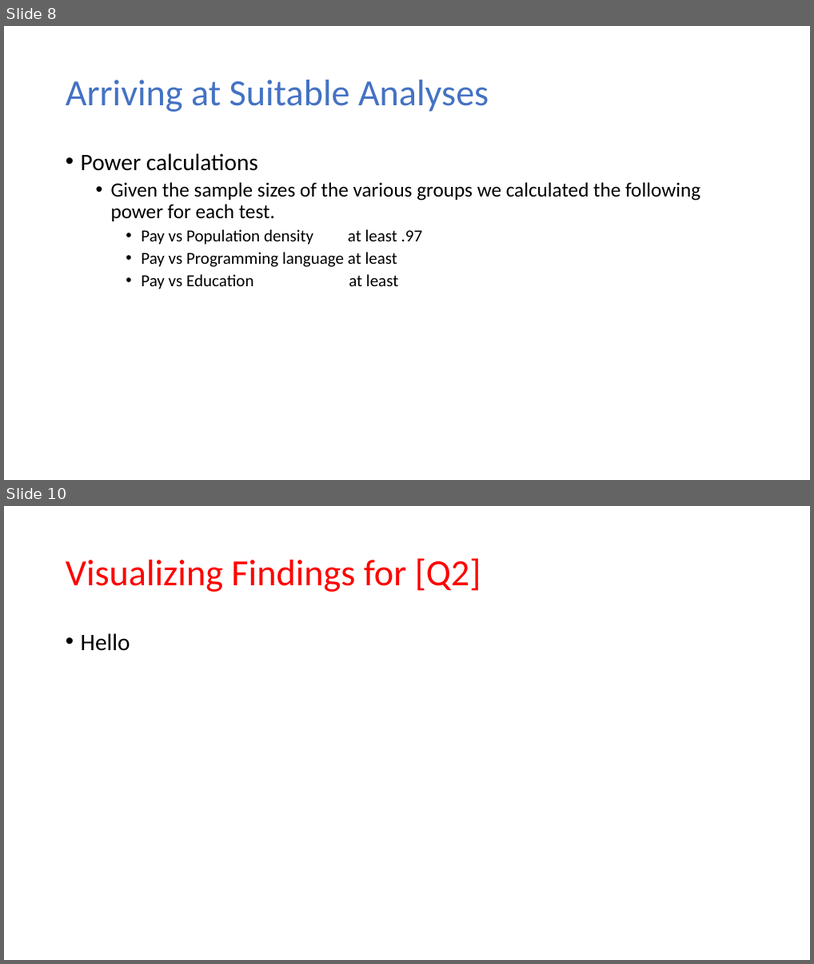
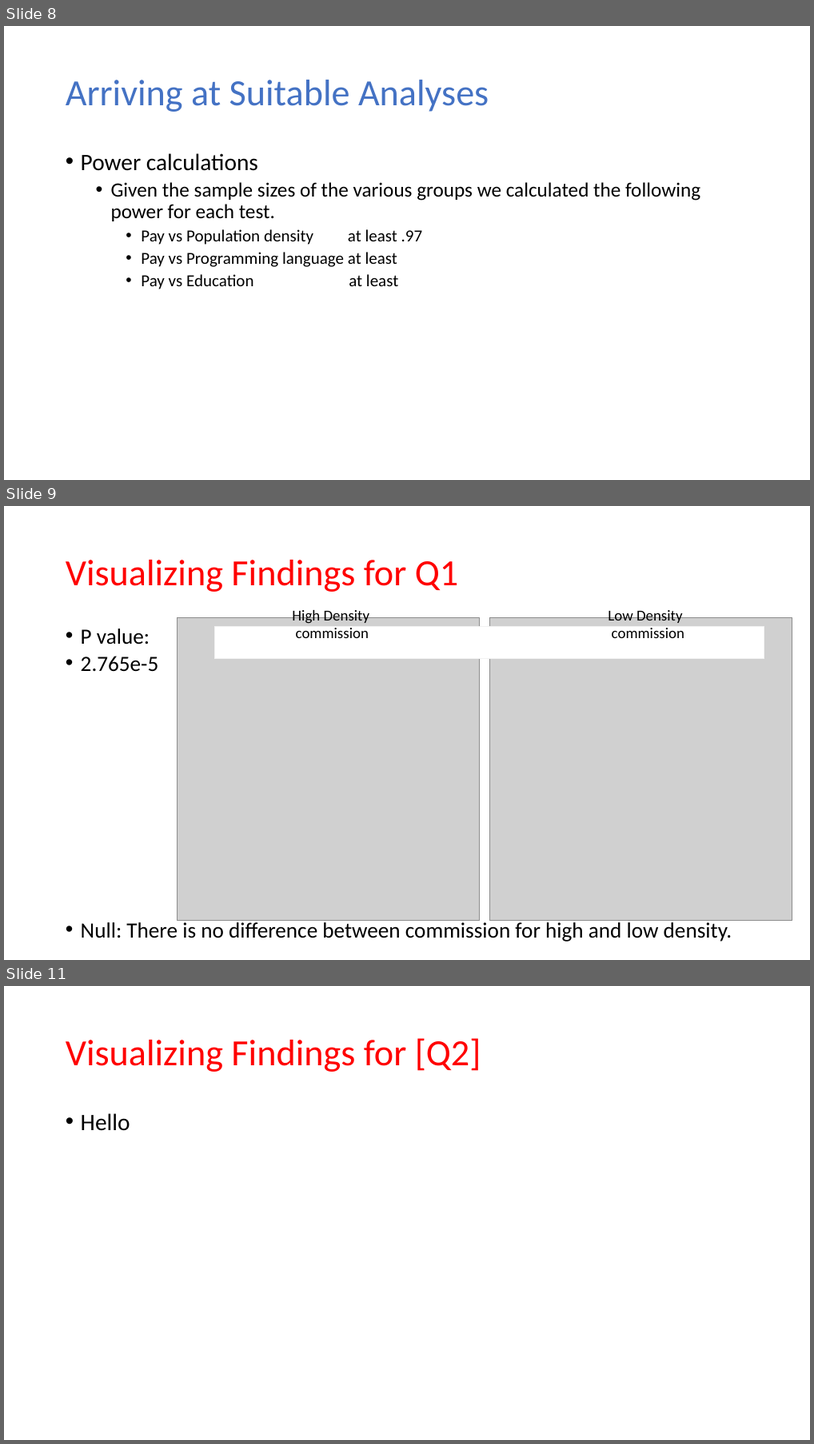
Before and after one commit to MatthewCodes/557_Final_Project, a slide deck: Presentation/Final Presentation.pptx. Shown one above the other, each under a label of ours: slides 8 and 10 before the commit, slides 8, 9 and 11 after it; the slides between them are not shown. The pictures are 814x964 and 814x1444 pixels, drawn with LibreOffice and Linux fonts; fonts in the diff are those of the drawing; grey boxes stand for pictures. Boxes give left, top, right and bottom in pixels: in the first picture for what was removed or moved away, otherwise in the second. Text is boxed around its words. In the diff, an @@ line names an element or a change of style, - is before the commit and + after.

```diff
--- a/Presentation/Final Presentation.pptx
+++ b/Presentation/Final Presentation.pptx
@@ slide 9 added at box(4, 506, 810, 960), background #FFFFFF @@
@@ title added at box(66, 560, 458, 592), 44 pt, text #FF0000 @@
+Visualizing Findings for Q1
@@ picture added at box(177, 618, 479, 920) @@
@@ text added at box(292, 608, 685, 938), 18 pt, text #000000 @@
+High Density Low Density
+commission commission
@@ picture added at box(490, 618, 793, 920) @@
@@ text added at box(81, 628, 732, 941), 25.9 pt, text #000000 @@
+• P value:
+• 2.765e-5
+• Null: There is no difference between commission for high and low density.
@@ rectangle added at box(214, 627, 765, 659), fill #FFFFFF, outline #F2F2F2 1 pt @@
@@ what was slide 10 is now slide 11 @@
```
Also in this commit, not shown: 3 slides changed, 1 other slide added, 1 slide removed, 5 other files.
